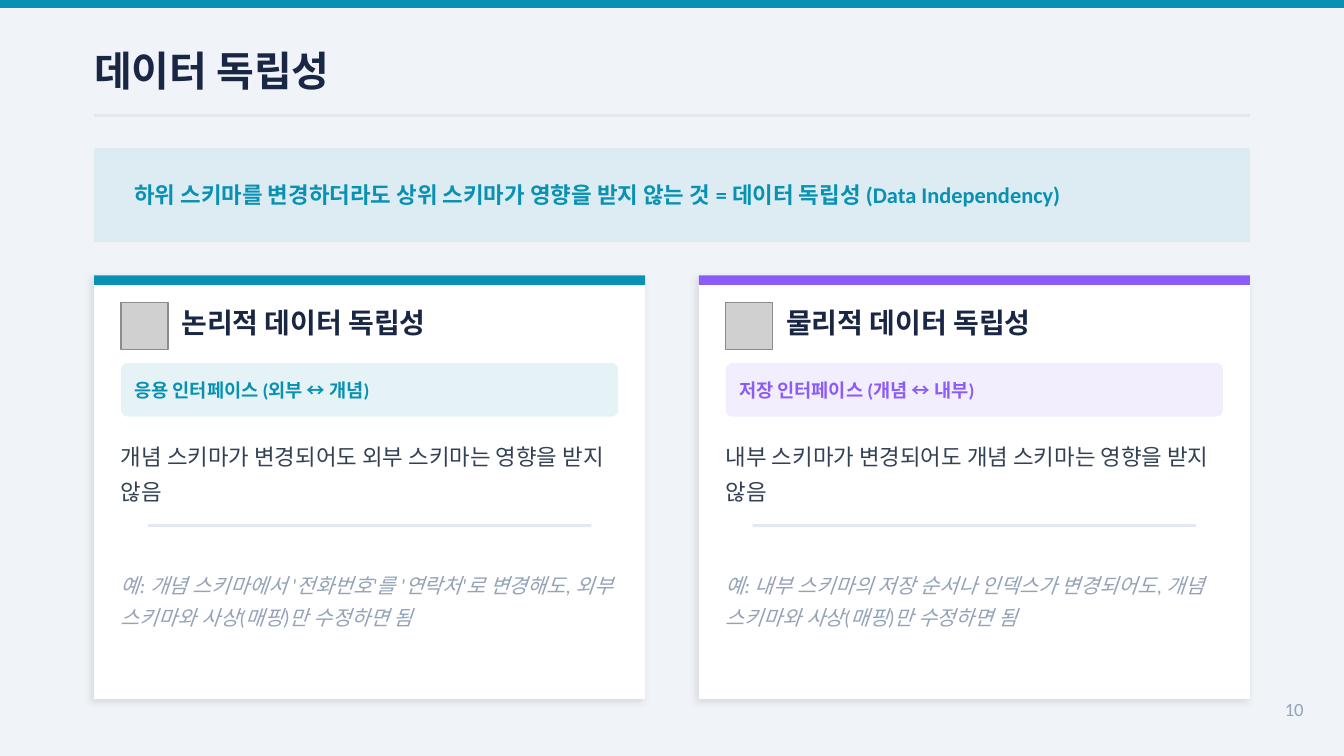
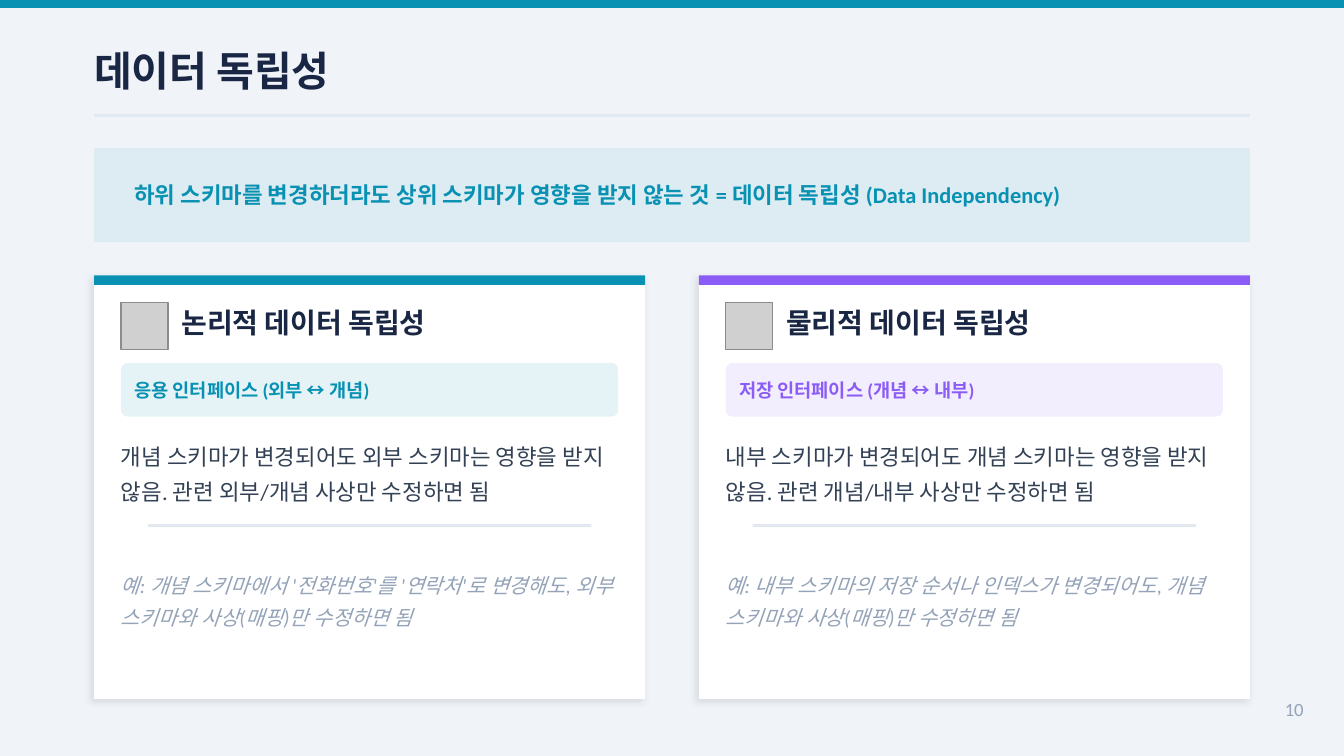
Before and after one commit to Sangdon-Park/Sangdon-Park.github.io, a slide deck: slide 10 of data/DB시스템/3장_데이터베이스시스템_박상돈.pptx. Drawn at 1344x756 pixels with LibreOffice and Linux fonts; fonts in the diff are those of the drawing; grey boxes stand for pictures. Boxes give left, top, right and bottom in pixels: in the first picture for what was removed or moved away, otherwise in the second. Text is boxed around its words. In the diff, an @@ line names an element or a change of style, - is before the commit and + after.

```diff
--- a/data/DB시스템/3장_데이터베이스시스템_박상돈.pptx
+++ b/data/DB시스템/3장_데이터베이스시스템_박상돈.pptx
@@ text at [121, 446, 604, 502]: text changed @@
-개념 스키마가 변경되어도 외부 스키마는 영향을 받지 않음
+개념 스키마가 변경되어도 외부 스키마는 영향을 받지 않음. 관련 외부/개념 사상만 수정하면 됨
@@ text at [726, 446, 1208, 502]: text changed @@
-내부 스키마가 변경되어도 개념 스키마는 영향을 받지 않음
+내부 스키마가 변경되어도 개념 스키마는 영향을 받지 않음. 관련 개념/내부 사상만 수정하면 됨
```
Also in this commit, not shown: 9 other slides changed, 3 other files.
